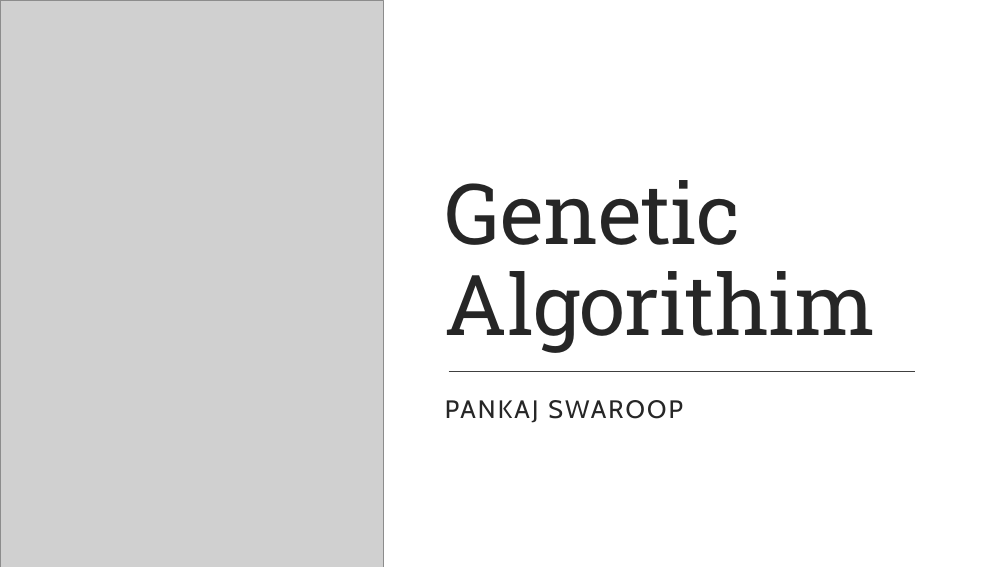
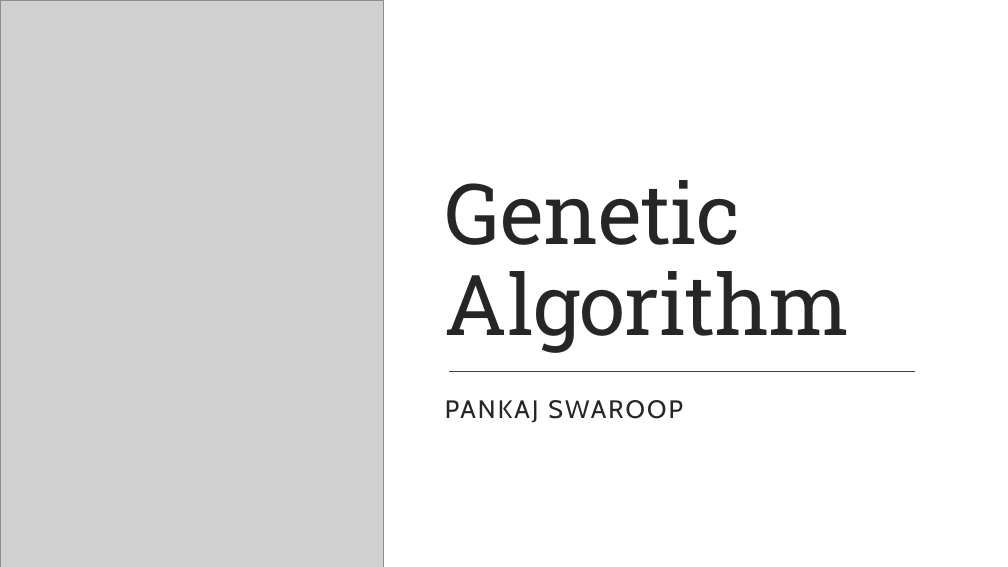
Before and after one commit to crazyslim021/Genetic_Algorithm, a slide deck: slide 1 of GA_CPOH_V201805/Genetic Algorithim.pptx. Drawn at 1008x567 pixels with LibreOffice and Linux fonts; fonts in the diff are those of the drawing; grey boxes stand for pictures. Boxes give left, top, right and bottom in pixels: in the first picture for what was removed or moved away, otherwise in the second. Text is boxed around its words. In the diff, an @@ line names an element or a change of style, - is before the commit and + after.

Commit message:
[Updated]: Workshop_05_09_20

```diff
--- a/GA_CPOH_V201805/Genetic Algorithim.pptx
+++ b/GA_CPOH_V201805/Genetic Algorithim.pptx
@@ title at (445,180,850,353): text changed @@
-Genetic Algorithim
+Genetic Algorithm
```
